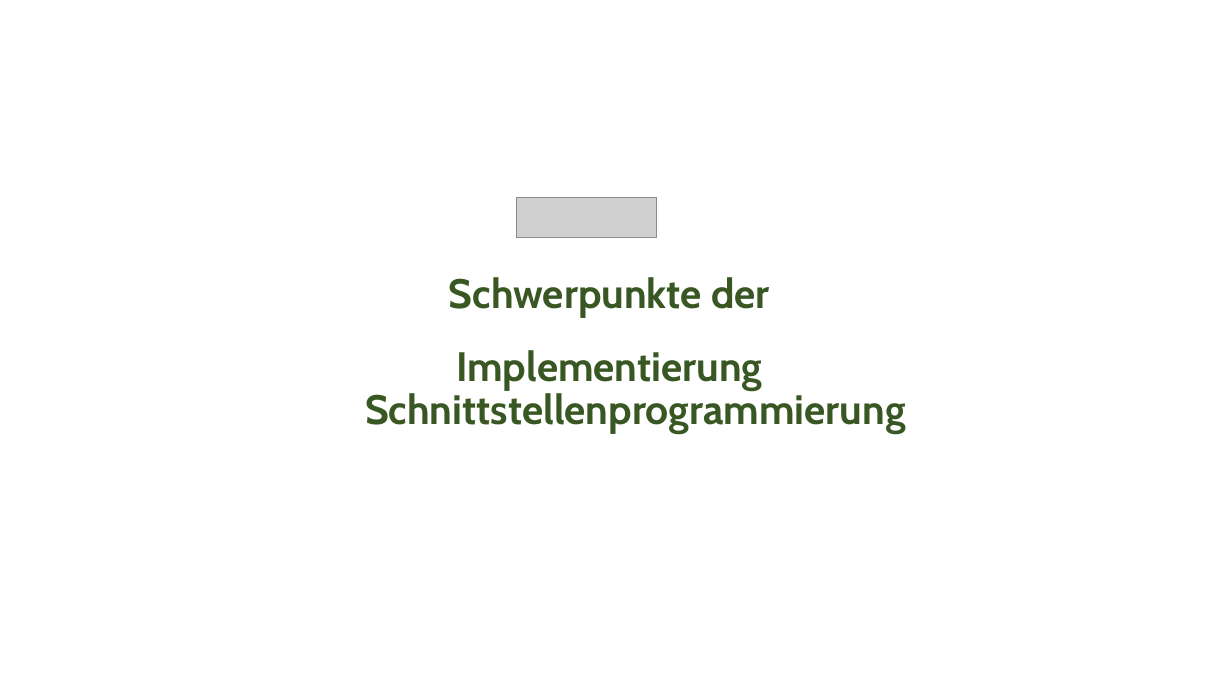
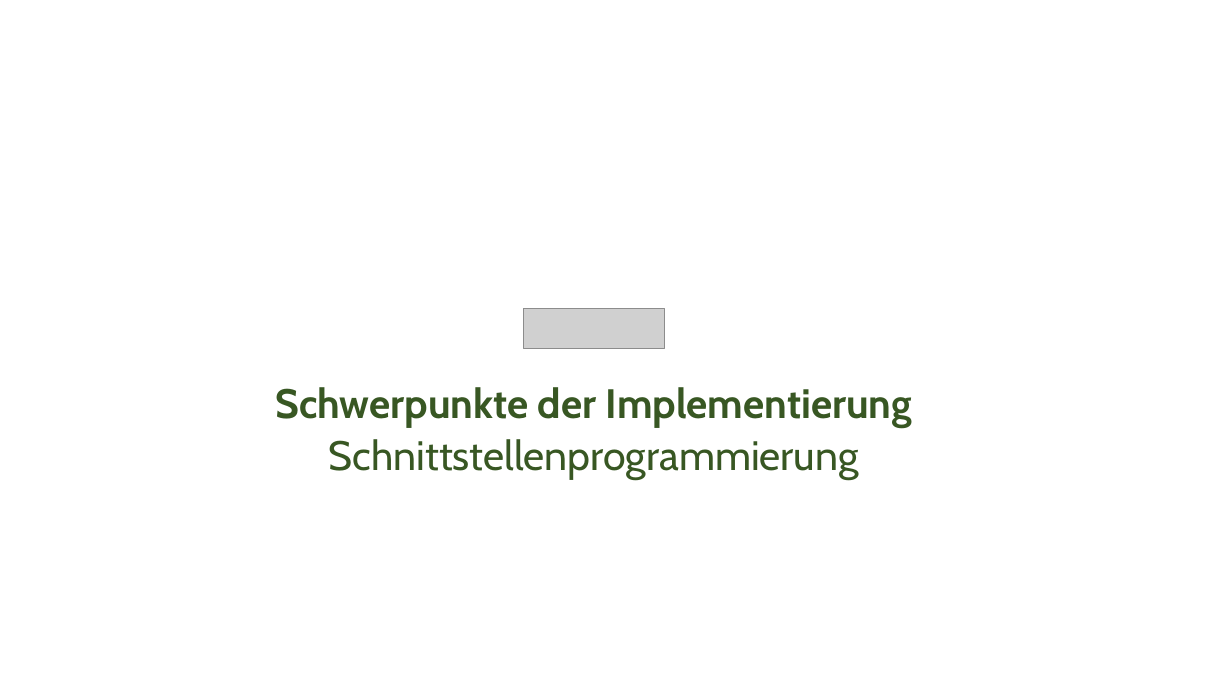
Before and after one commit to Ratoh/SAPLEXA, a slide deck: slide 14 of CavallaroAngelo/Präsentation Wahlmodulvorstellung/SAPlexa Präsentation FINAL.pptx. Drawn at 1232x693 pixels with LibreOffice and Linux fonts; fonts in the diff are those of the drawing; grey boxes stand for pictures. Boxes give left, top, right and bottom in pixels: in the first picture for what was removed or moved away, otherwise in the second. Text is boxed around its words. In the diff, an @@ line names an element or a change of style, - is before the commit and + after.

```diff
--- a/CavallaroAngelo/Präsentation Wahlmodulvorstellung/SAPlexa Präsentation FINAL.pptx
+++ b/CavallaroAngelo/Präsentation Wahlmodulvorstellung/SAPlexa Präsentation FINAL.pptx
@@ picture moved from (x1=516, y1=197, x2=656, y2=238) to (x1=524, y1=308, x2=665, y2=348) @@
@@ text "Schwerpunkte der Implementierung" moved from (x1=449, y1=277, x2=770, y2=391) to (x1=275, y1=387, x2=912, y2=428) @@
@@ text "Schwerpunkte der Implementierung" at (x1=275, y1=387, x2=912, y2=428): list level 2 to 1 in "Schwerpunkte der Implementierung" @@
@@ text "Schnittstellenprogrammierung" moved from (x1=365, y1=390, x2=906, y2=434) to (x1=329, y1=439, x2=859, y2=480) @@
@@ text "Schnittstellenprogrammierung" at (x1=329, y1=439, x2=859, y2=480): bold off; alignment left to centre; list level 2 to 1 in "Schnittstellenprogrammierung"; line spacing 1.5 to 1 @@
```
Also in this commit, not shown: 4 other slides changed.
